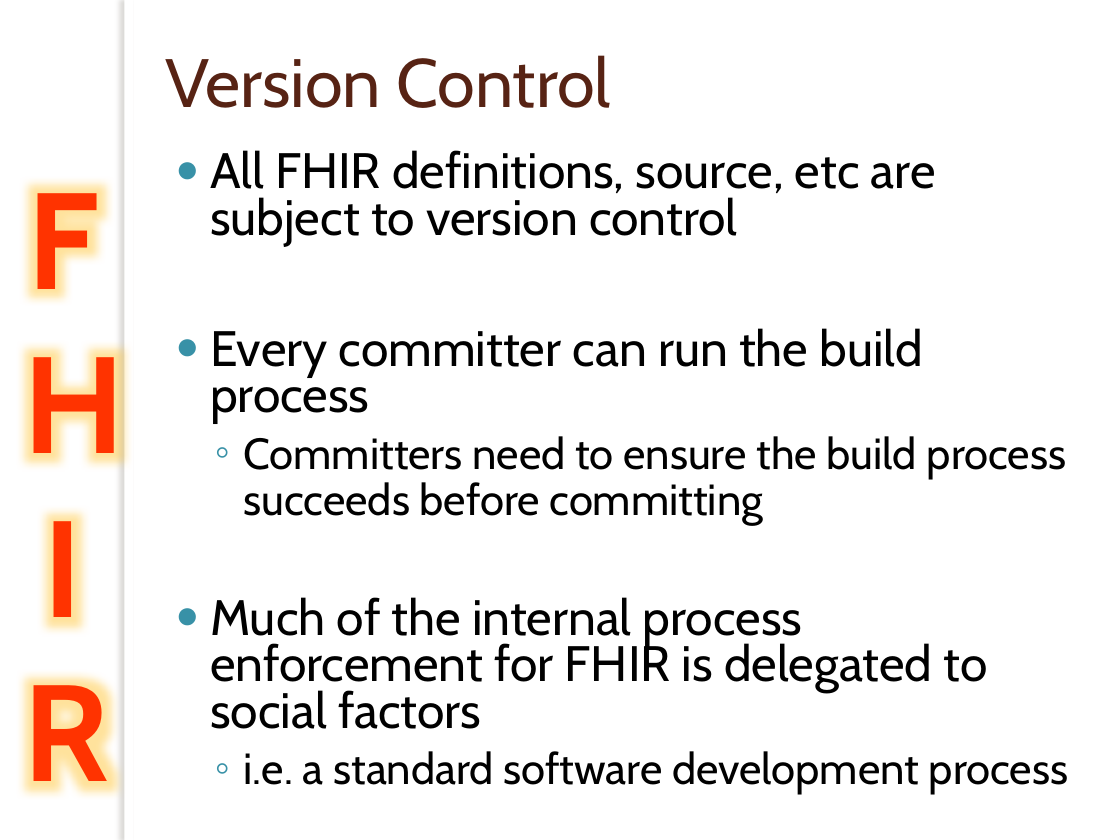
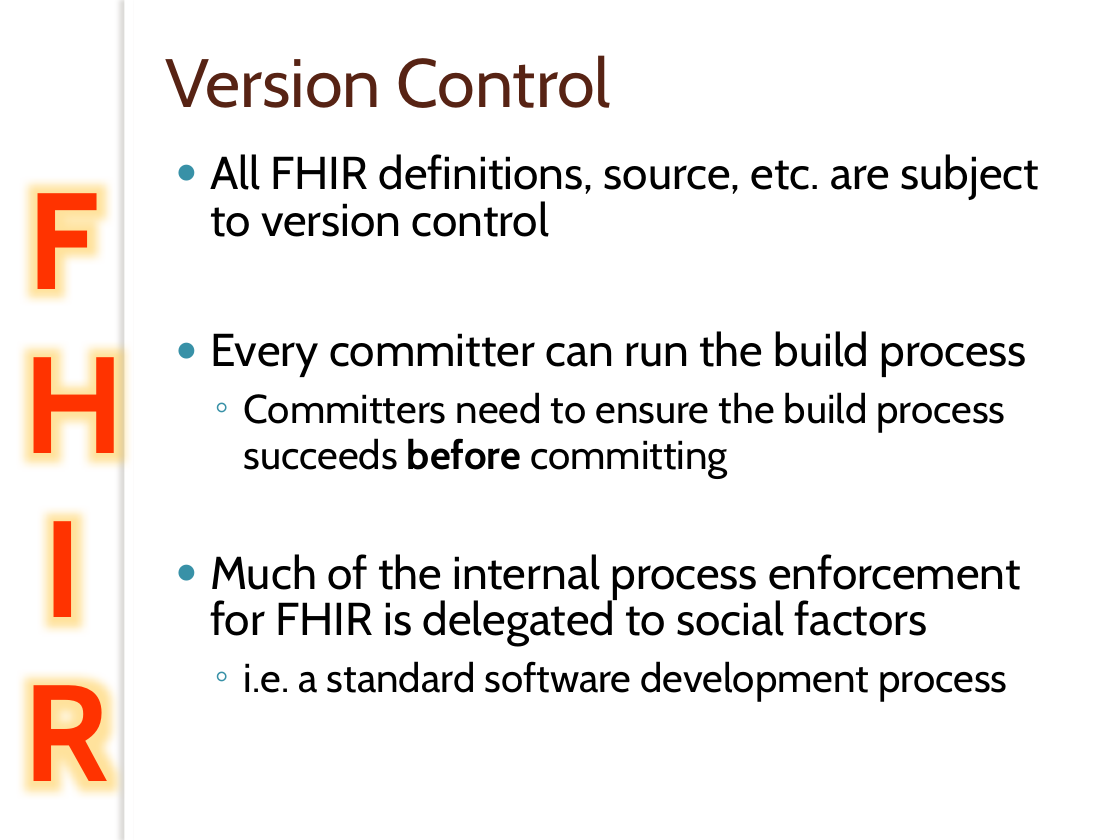
Before and after one commit to vista-novo/fhir, a slide deck: slide 24 of presentations/2012-May WGM Tutorials/201205 WGM Building with FHIR.pptx. Drawn at 1120x840 pixels with LibreOffice and Linux fonts; fonts in the diff are those of the drawing; background and template pictures are left out. Boxes give left, top, right and bottom in pixels: in the first picture for what was removed or moved away, otherwise in the second. Text is boxed around its words. In the diff, an @@ line names an element or a change of style, - is before the commit and + after.

Commit message:
Minor edits

```diff
--- a/presentations/2012-May WGM Tutorials/201205 WGM Building with FHIR.pptx
+++ b/presentations/2012-May WGM Tutorials/201205 WGM Building with FHIR.pptx
@@ text at [210,154,1039,237]: text changed; size 32 to 29.6 pt @@
-● All FHIR definitions, source, etc are subject to version control
+● All FHIR definitions, source, etc. are subject to version control
@@ text at [210,331,1027,701]: size 32 to 29.6 pt in "Every committer can run the build process", "Much of the internal process enforcement for ..."; size 28 to 25.9 pt in "Committers need to ensure the build process ...", "i.e. a standard software development process"; bold on in "before" @@
```
Also in this commit, not shown: 11 other slides changed.
